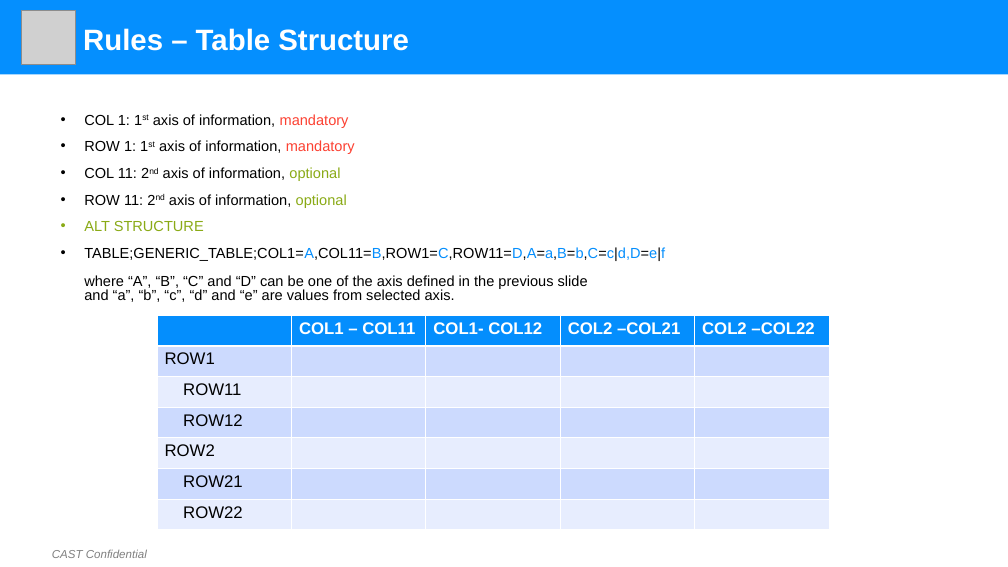
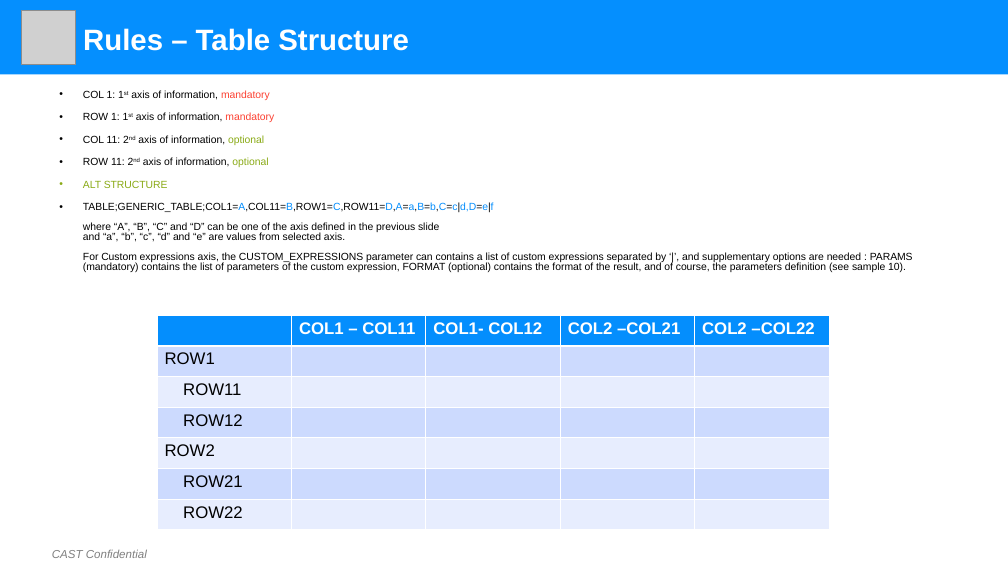
Before and after one commit to CAST-projects/RGforDashboards, a slide deck: slide 3 of CastReporting.Reporting.Core/TemplatesFiles/Generic Table Definition.pptx. Drawn at 1008x567 pixels with LibreOffice and Linux fonts; fonts in the diff are those of the drawing; grey boxes stand for pictures; background and template pictures are left out. Boxes give left, top, right and bottom in pixels: in the first picture for what was removed or moved away, otherwise in the second. Text is boxed around its words. In the diff, an @@ line names an element or a change of style, - is before the commit and + after.

```diff
--- a/CastReporting.Reporting.Core/TemplatesFiles/Generic Table Definition.pptx
+++ b/CastReporting.Reporting.Core/TemplatesFiles/Generic Table Definition.pptx
@@ text "COL 1: 1st axis of ...": place and size @@
-text "COL 1: 1st axis of ..." at (84,114,665,302)
+text "COL 1: 1st axis of ..." at (83,90,913,272)
@@ text at (83,90,274,188): size 13.9 to 9.9 pt in "COL 1: 1st axis of information, mandatory", "ROW 1: 1st axis of information, mandatory", "COL 11: 2nd axis of information, optional", "ROW 11: 2nd axis of information, optional" and 1 more places @@
@@ text at (83,203,913,272): text changed; size 13.9 to 9.9 pt @@
-• TABLE;GENERIC_TABLE;COL1=A,COL11=B,ROW1=C,ROW11=D,A=a,B=b,C=c|d,D=e|f
-  where “A”, “B”, “C” and “D” can be one of the axis defined in the previous slide
-  and “a”, “b”, “c”, “d” and “e” are values from selected axis.
+• TABLE;GENERIC_TABLE;COL1=A,COL11=B,ROW1=C,ROW11=D,A=a,B=b,C=c|d,D=e|f
+  where “A”, “B”, “C” and “D” can be one of the axis defined in the previous slide
+  and “a”, “b”, “c”, “d” and “e” are values from selected axis.
+  For Custom expressions axis, the CUSTOM_EXPRESSIONS parameter can contains a list of custom expressions separated by ‘|’, and supplementary options are needed : PARAMS (mandatory) contains the list of parameters of the custom expression, FORMAT (optional) contains the format of the result, and of course, the parameters definition (see sample 10).
```
Also in this commit, not shown: 1 other slide changed, 1 slide added, 20 other files.
